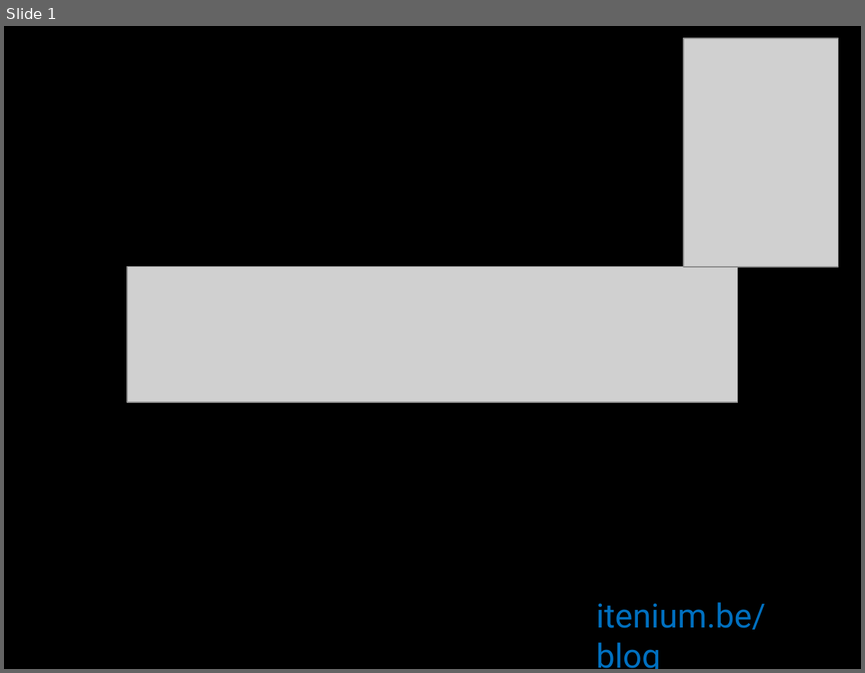
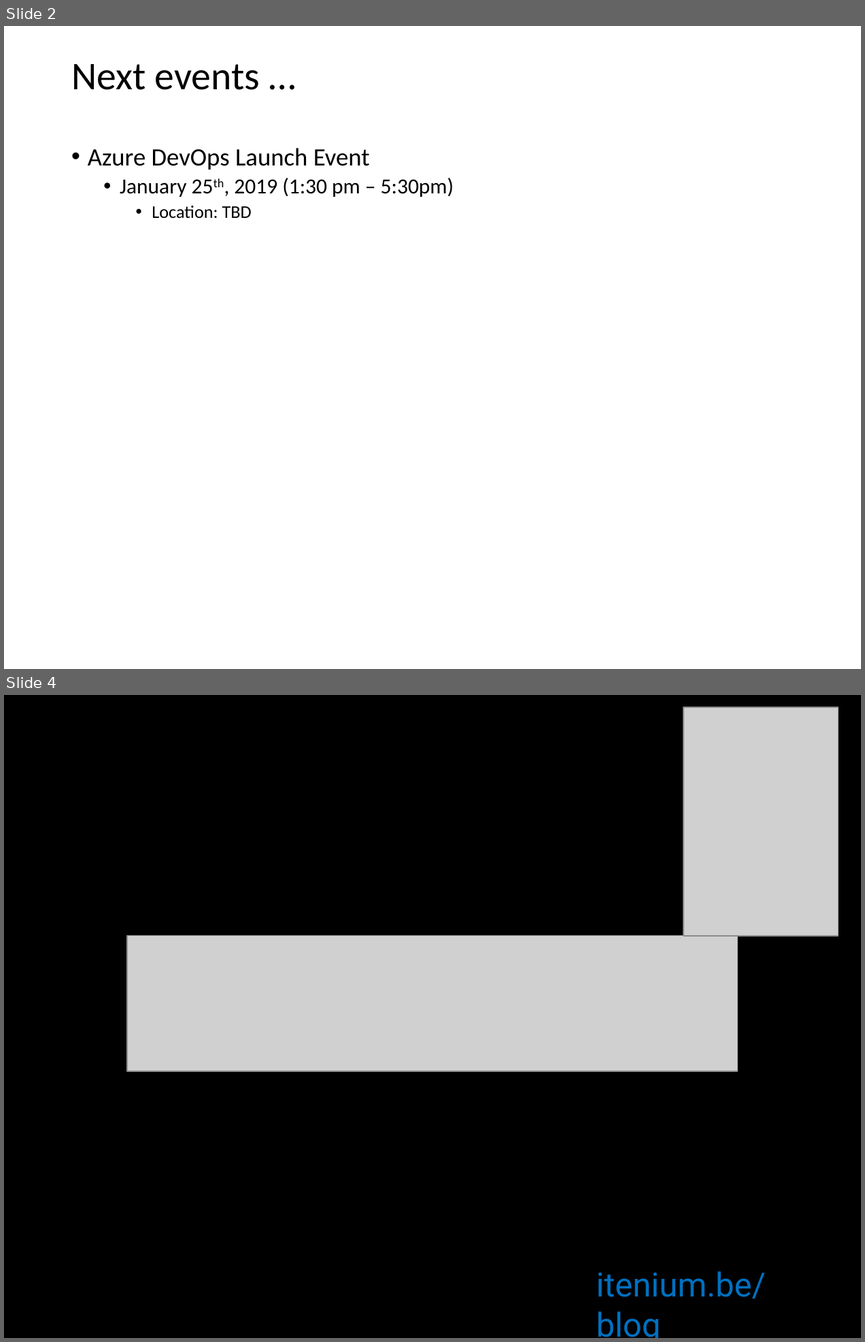
Before and after one commit to itenium-be/CSharp-JavaScript-New-Features, a slide deck: Slides.pptx. Shown one above the other, each under a label of ours: slide 1 before the commit, slides 2 and 4 after it; the slides between them are not shown. The pictures are 865x673 and 865x1342 pixels, drawn with LibreOffice and Linux fonts; fonts in the diff are those of the drawing; grey boxes stand for pictures; background and template pictures are left out. Boxes give left, top, right and bottom in pixels: in the first picture for what was removed or moved away, otherwise in the second. Text is boxed around its words. In the diff, an @@ line names an element or a change of style, - is before the commit and + after.

```diff
--- a/Slides.pptx
+++ b/Slides.pptx
@@ slide 2 added at [4,26,861,669], background #FFFFFF @@
@@ title added at [71,64,260,90], 33 pt, text #000000 @@
+Next events …
@@ text added at [88,148,453,218], 18 pt, text #000000 @@
+• Azure DevOps Launch Event
+  • January 25th, 2019 (1:30 pm – 5:30pm)
+    • Location: TBD
@@ what was slide 1 is now slide 4 @@
```
Also in this commit, not shown: 3 other slides added, 1 other file.
